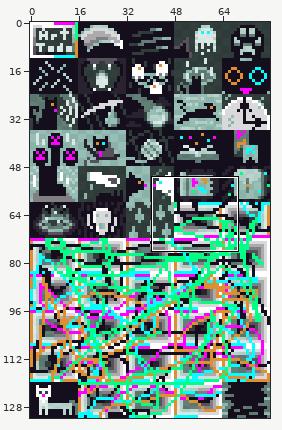
A sprite sheet gets an edit: src/c.png. Above, an overview of the earlier version with the close-up marked.
Close-up. First the earlier version:
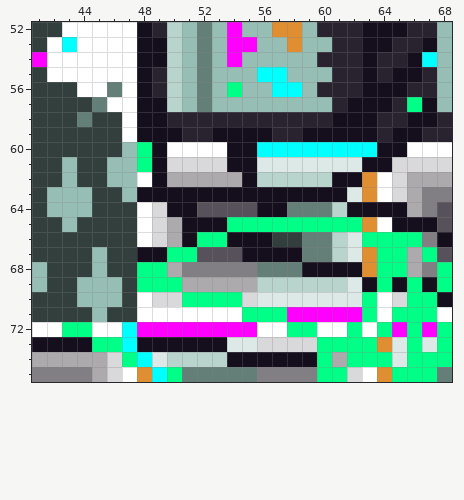
The file is 80x132 pixels. Shown: x 41..68, y 52..75.
Now the later version:
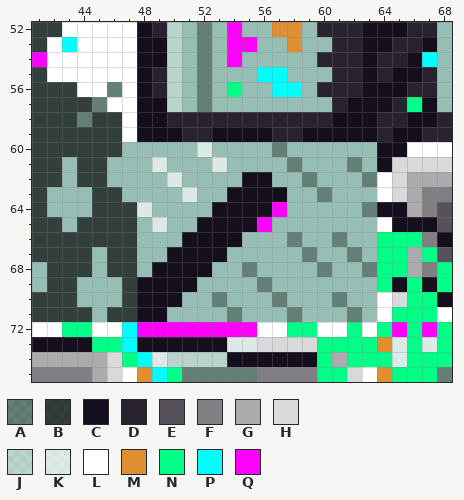
Palette (. is transparent): A #00000055  B #000000aa  C #150e1d  D #292330  E #56515a  F #817e84  G #acaaad  H #d9d8da  J #ffffff55  K #ffffffaa  L #ffffff  M #df8e32  N #00ff86  P #00ffff  Q #ff00ff
Diff:
y 60: x 48..63 NCLLLLCCPPPPPPPP -> ....K....A......
y 61: x 48..63 NCHHHHCCKKKKKKKC -> .K...K....A...A.
y 62: x 48..54 LCGGGGG -> ..K....; x 56..63 JJJJJCCM -> C..A...A
y 63: x 48..53 CCCCCC -> ...K..; x 58..63 CCCCKM -> ..A...
y 64: x 48..55 LHCCEEEE -> K....CCC; x 57..63 CAAAJCC -> Q.....A
y 65: x 48..51 LHGC -> .K..; x 54..63 NNNNNNNNNM -> CCQ.......
y 66: x 48..50 LHG -> ...; x 52..53 NN -> CC; x 55..63 CCBBAAJKN -> ...A..A..
y 67: x 48..58 CCNNEEECCCC -> ..CCCC.....; x 60..63 AJKM -> ..A.
y 68: x 48..63 NNGFFFFFAAACCCCM -> .CCCC..A....A..A
y 69: x 48..63 NNNGGGGGJJJJJJKC -> CCCC....A.......
y 70: x 48..63 LHHNNNNHKKKKKKKN -> CCC..A...A...A..
y 71: x 48..63 LLLLLLLNNNQQQQQN -> CC....A...A...A.
Boxes around the changes in both close-ups, in picture pixels (x1, y1, x2, y2):
changed: (137, 142, 377, 322)
